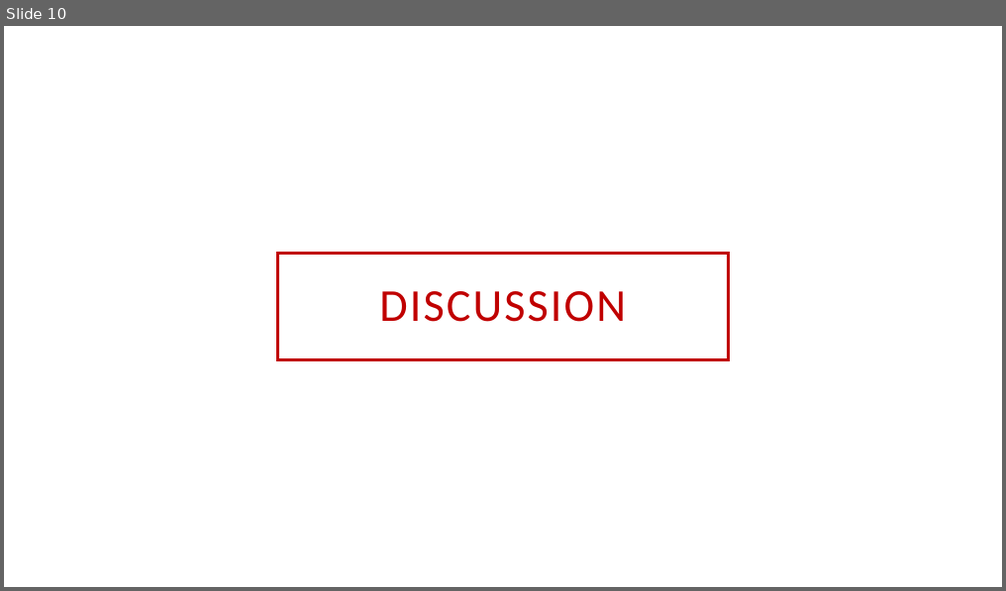
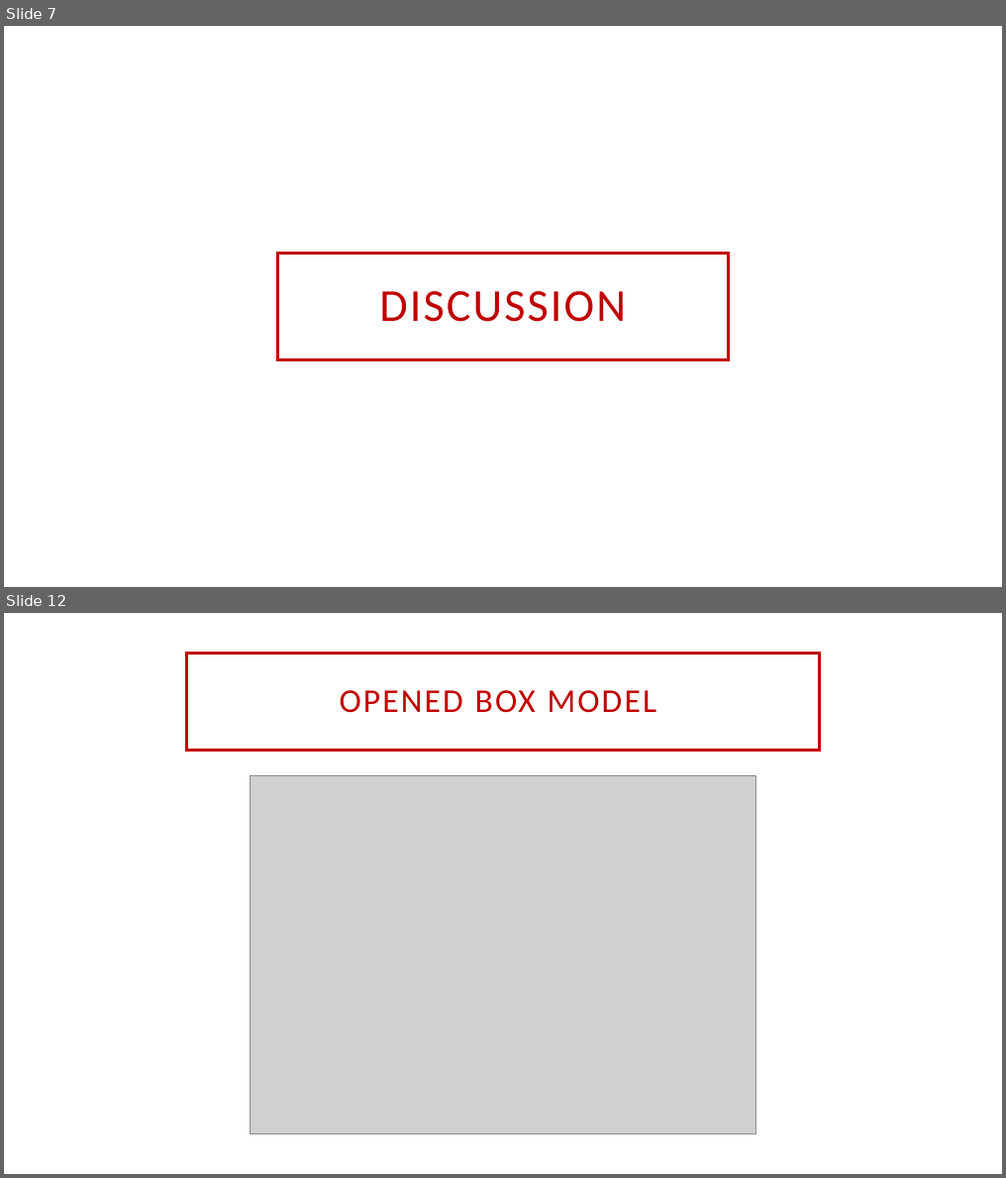
Before and after one commit to NoemiMzz/LabDataAnalysis, a slide deck: Group2_presentation.pptx. Shown one above the other, each under a label of ours: slide 10 before the commit, slides 7 and 12 after it; the slides between them are not shown. The pictures are 1006x591 and 1006x1178 pixels, drawn with LibreOffice and Linux fonts; fonts in the diff are those of the drawing; grey boxes stand for pictures; background and template pictures are left out. Boxes give left, top, right and bottom in pixels: in the first picture for what was removed or moved away, otherwise in the second. Text is boxed around its words. In the diff, an @@ line names an element or a change of style, - is before the commit and + after.

```diff
--- a/Group2_presentation.pptx
+++ b/Group2_presentation.pptx
@@ slide 12 added at [4, 613, 1002, 1174], background picture (left out) @@
@@ title added at [187, 653, 819, 750], fill #FFFFFF, outline #C00000 2.5 pt, 32 pt, text #C00000 @@
+OPENED BOX MODEL
@@ picture added at [251, 775, 755, 1135] @@
@@ what was slide 10 is now slide 7 @@
```
Also in this commit, not shown: 5 slides changed, 6 other slides added, 5 slides removed, 1 other file.
